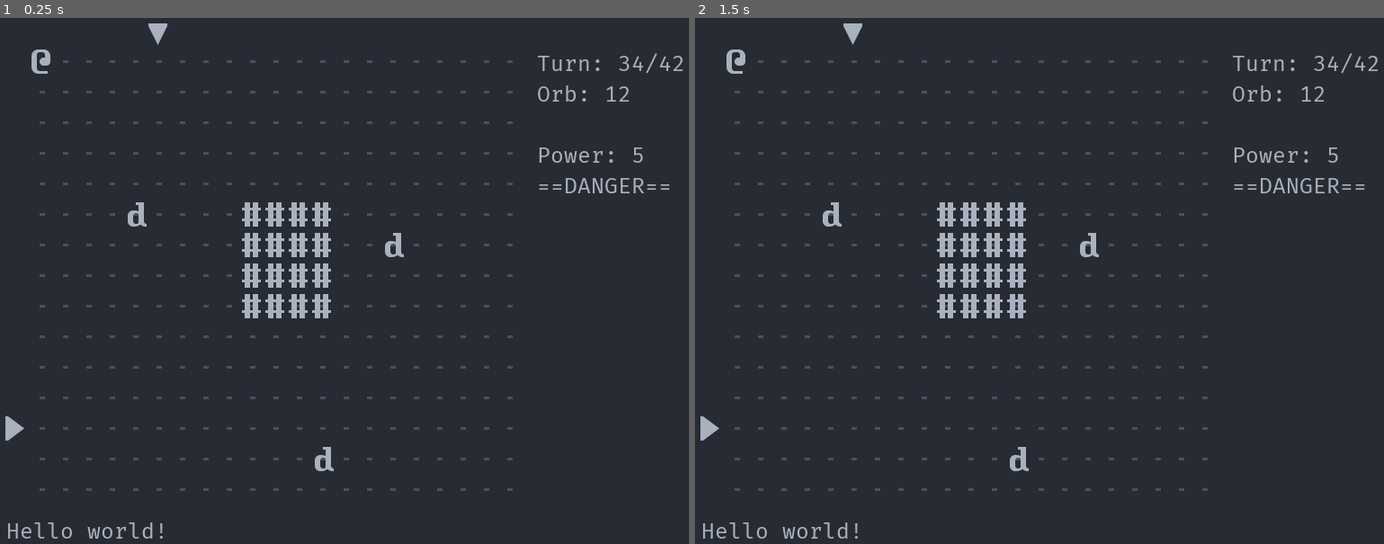
Above: before the commit, frames 1-2 (left to right).
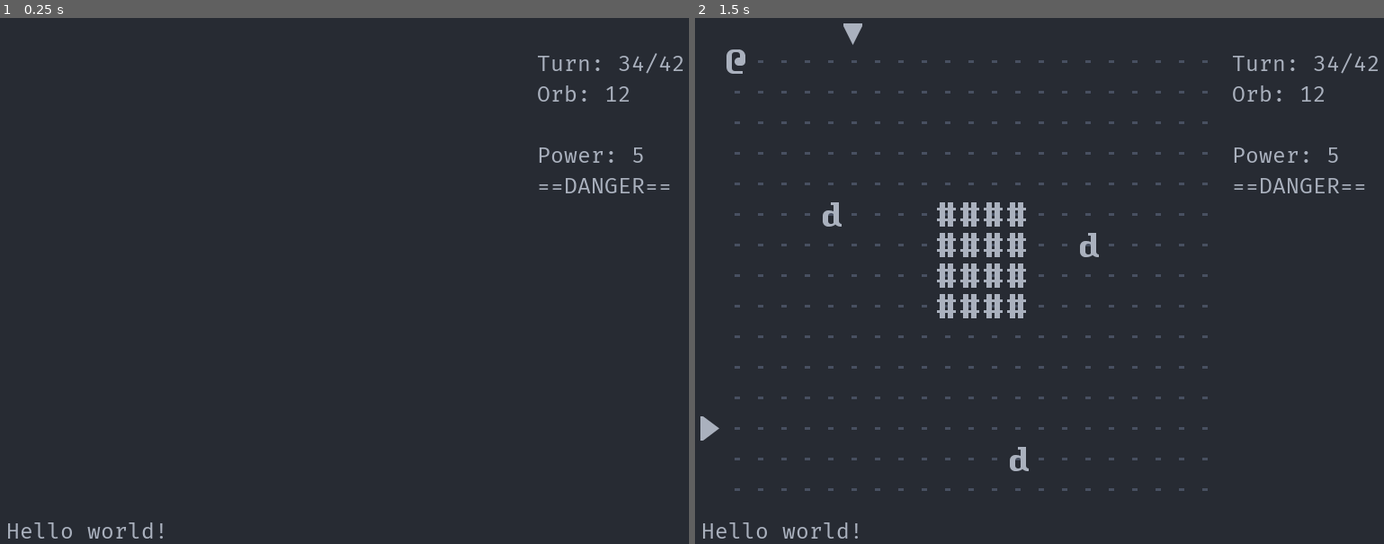
Above: after the commit, the same moments.

Repository: Bozar/GodotRoguelikeDemo
Game: Godot game, scene res://scene/main/Main.tscn
Two runs of this game, one before a commit and one after it. Both use one fixed random seed, a clock stepped at 60 frames per second and the inputs below.
Inputs:
- Up to frame 1 (0.25 s): no input
- Up to frame 2 (1.5 s): tap Enter at 0.5 s; hold L (move_right) 0.53-1.28 s; hold Space (init_world, bound only after the commit) 0.53-1.28 s; hold J (move_down) from 1.28 s (still down); tap Space (init_world, bound only after the commit) at 1.35 s

The runs differ from the first frame. In frame 1, 3.0% of the frame differs, in the area x 0-75%, y 1-90%; in frame 2, nothing differs.

Commit message:
Emit a signal when initializing the world.

Diff:
--- a/project.godot
+++ b/project.godot
@@ -51,6 +51,11 @@
 , Object(InputEventKey,"resource_local_to_scene":false,"resource_name":"","device":0,"alt":false,"shift":false,"control":false,"meta":false,"command":false,"pressed":false,"scancode":16777234,"unicode":0,"echo":false,"script":null)
  ]
 }
+init_world={
+"deadzone": 0.5,
+"events": [ Object(InputEventKey,"resource_local_to_scene":false,"resource_name":"","device":0,"alt":false,"shift":false,"control":false,"meta":false,"command":false,"pressed":false,"scancode":32,"unicode":0,"echo":false,"script":null)
+ ]
+}
 
 [rendering]
 
--- a/scene/main/InitWorld.gd
+++ b/scene/main/InitWorld.gd
@@ -1,5 +1,7 @@
 extends Node2D
 
+
+signal sprite_created(new_sprite)
 
 const Player := preload("res://sprite/PC.tscn")
 const Dwarf := preload("res://sprite/Dwarf.tscn")
@@ -15,14 +17,18 @@
 const ARROW_MARGIN: int = 32
 
 var _get_coord: ConvertCoord = ConvertCoord.new()
+var _initiated: bool = false
 
 
-func _ready() -> void:
-	_init_floor()
-	_init_wall()
-	_init_PC()
-	_init_dwarf()
-	_init_indicator()
+func _unhandled_input(event: InputEvent) -> void:
+	if event.is_action_pressed("init_world") and not _initiated:
+		_init_floor()
+		_init_wall()
+		_init_PC()
+		_init_dwarf()
+		_init_indicator()
+
+		_initiated = true
 
 
 func _init_dwarf() -> void:
@@ -58,3 +64,5 @@
 	new_sprite = prefab.instance() as Sprite
 	new_sprite.position = _get_coord.index_to_vector(x, y, x_offset, y_offset)
 	add_child(new_sprite)
+
+	emit_signal("sprite_created", new_sprite)
--- a/scene/main/Main.tscn
+++ b/scene/main/Main.tscn
@@ -1,15 +1,16 @@
-[gd_scene load_steps=4 format=2]
+[gd_scene load_steps=5 format=2]
 
 [ext_resource path="res://scene/gui/GUI.tscn" type="PackedScene" id=1]
 [ext_resource path="res://scene/main/InitWorld.gd" type="Script" id=2]
-[ext_resource path="res://scene/main/PlayerInput.gd" type="Script" id=3]
+[ext_resource path="res://scene/main/MainMode.gd" type="Script" id=4]
+[ext_resource path="res://scene/pc_act/PCMove.tscn" type="PackedScene" id=5]
 
 [node name="MainMode" type="Node2D"]
+script = ExtResource( 4 )
 
 [node name="Control" parent="." instance=ExtResource( 1 )]
 
 [node name="InitWorld" type="Node2D" parent="."]
 script = ExtResource( 2 )
 
-[node name="PlayerInput" type="Node2D" parent="."]
-script = ExtResource( 3 )
+[node name="PCMove" parent="." instance=ExtResource( 5 )]
--- /dev/null
+++ b/scene/main/MainMode.gd
@@ -0,0 +1,8 @@
+extends Node2D
+
+
+func _ready() -> void:
+	var __
+
+	__ = $"InitWorld".connect("sprite_created", $"PCMove",
+			"_on_InitWorld_sprite_created")
--- a/scene/main/PlayerInput.gd
+++ b/scene/pc_act/PCMove.gd
@@ -1,4 +1,7 @@
 extends Node2D
+
+
+var _pc: Sprite
 
 
 func _unhandled_input(event):
@@ -10,3 +13,8 @@
 		print("move up")
 	elif event.is_action_pressed("move_down"):
 		print("move down")
+
+
+func _on_InitWorld_sprite_created(new_sprite: Sprite) -> void:
+	if new_sprite.name == "PC":
+		_pc = new_sprite
--- /dev/null
+++ b/scene/pc_act/PCMove.tscn
@@ -0,0 +1,6 @@
+[gd_scene load_steps=2 format=2]
+
+[ext_resource path="res://scene/pc_act/PCMove.gd" type="Script" id=1]
+
+[node name="PCMove" type="Node2D"]
+script = ExtResource( 1 )
